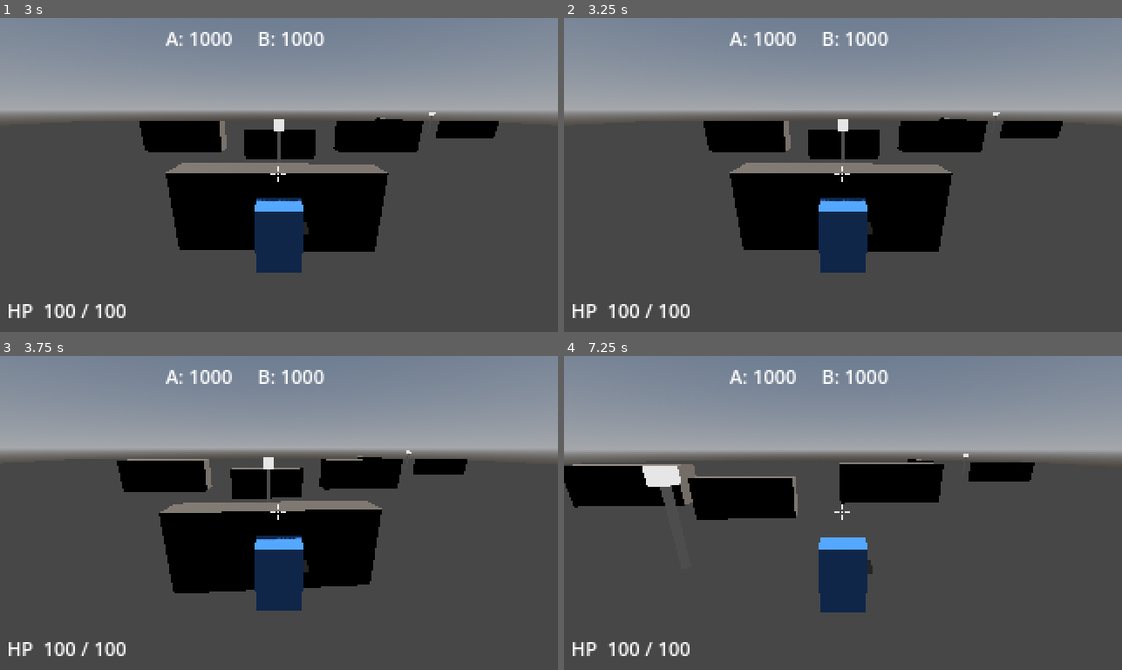
Above: before the commit, frames 1-4 (two rows, left to right).
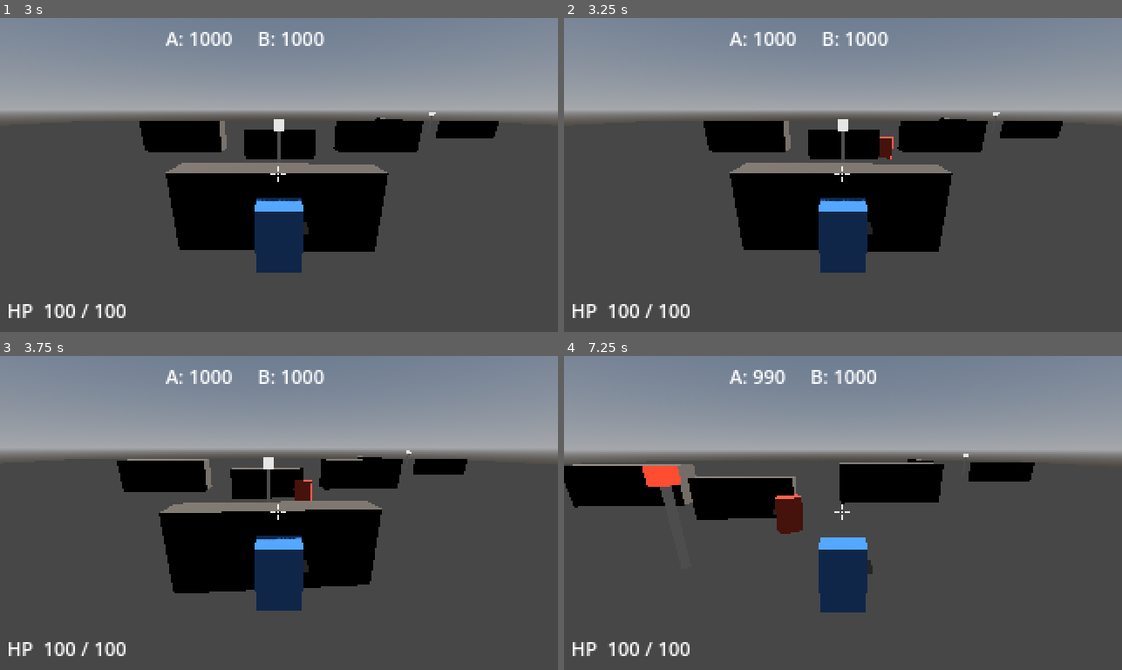
Above: after the commit, the same moments.

Repository: jonathandaley/Hardpoint
Game: Godot game, scene res://scenes/arena/Arena.tscn
Two runs of this game, one before a commit and one after it. Both use one fixed random seed, a clock stepped at 60 frames per second and the inputs below.
Inputs (mouse positions are in pixels of both pictures, inside the frame that each line leads up to):
- Up to frame 1 (3 s): tap Enter (ui_accept) at 0.5, 0.77, 1.52, 2.75 s; move the mouse to (306, 175) at 0.52 s; press the mouse at (306, 175) at 0.53 s; hold W (move_forward) from 0.53 s (still down); move the mouse to (251, 175) at 1.27 s; release the mouse at (251, 175) at 1.28 s; right-click (251, 175) at 1.35 s; move the mouse to (290, 168) at 2.02 s; press the mouse at (290, 168) at 2.03 s; move the mouse to (273, 181) at 2.77 s; release the mouse at (273, 181) at 2.78 s; right-click (273, 181) at 2.85 s
- Up to frame 2 (3.25 s): keep holding W (move_forward); tap Enter (ui_accept) at 3.02 s
- Up to frame 3 (3.75 s): keep holding W (move_forward); move the mouse to (323, 516) at 3.52 s; press the mouse at (323, 516) at 3.53 s
- Up to frame 4 (7.25 s): tap Enter (ui_accept) at 3.77, 4.25, 4.52, 6.02, 6.77 s; move the mouse to (798, 509) at 4.27 s; release the mouse at (798, 509) at 4.28 s; right-click (798, 509) at 4.35 s; move the mouse to (848, 513) at 5.02 s; press the mouse at (848, 513) at 5.03 s; move the mouse to (820, 506) at 5.77 s; release W (move_forward) at 5.78 s; release the mouse at (820, 506) at 5.78 s; hold D (move_right) 5.78-6.53 s; right-click (820, 506) at 5.85 s; move the mouse to (870, 513) at 6.52 s; press the mouse at (870, 513) at 6.53 s; hold W (move_forward) from 6.53 s (still down)

Frame 1 is identical in both runs. In frame 2, 0.2% of the frame differs, in the area x 56-60%, y 37-45%; in frame 3, 0.2%; in frame 4, 1.4%, in the area x 14-59%, y 4-57%.

Commit message:
Add stuck detection and escape to bot AI
Checks position every 0.5s; if moved less than 0.5m while trying to
move, strafes perpendicular for 0.8s to clear the obstacle.

Co-Authored-By: Claude Sonnet 4.6 <noreply@anthropic.com>

Diff:
--- a/scripts/AIInputSource.gd
+++ b/scripts/AIInputSource.gd
@@ -8,6 +8,9 @@
 const AIM_SPREAD    := 0.055 # max random jitter added to aim (radians)
 const BURST_FIRE    := 1.6   # seconds of continuous fire per burst
 const BURST_PAUSE   := 0.85  # seconds of pause between bursts
+const STUCK_CHECK   := 0.5   # seconds between stuck checks
+const STUCK_DIST    := 0.5   # minimum movement to not be considered stuck (m)
+const ESCAPE_TIME   := 0.8   # seconds to strafe sideways when stuck
 
 var _target: Node3D = null
 var _beacons: Array = []
@@ -20,6 +23,10 @@
 var _in_burst: bool = true
 var _jitter: Vector2 = Vector2.ZERO
 var _jitter_timer: float = 0.0
+var _last_pos: Vector3 = Vector3.ZERO
+var _stuck_timer: float = STUCK_CHECK
+var _escape_timer: float = 0.0
+var _escape_dir: float = 1.0
 
 func _ready() -> void:
 	call_deferred("_find_targets")
@@ -111,6 +118,20 @@
 		else:
 			_move_dir = Vector2(_strafe_sign, -0.3).normalized()
 
+	# Stuck detection — if not making progress while moving, escape sideways
+	_stuck_timer -= delta
+	if _stuck_timer <= 0.0:
+		_stuck_timer = STUCK_CHECK
+		if _move_dir != Vector2.ZERO and \
+				bot_mech.global_position.distance_to(_last_pos) < STUCK_DIST:
+			_escape_timer = ESCAPE_TIME
+			_escape_dir = 1.0 if randf() > 0.5 else -1.0
+		_last_pos = bot_mech.global_position
+
+	if _escape_timer > 0.0:
+		_escape_timer -= delta
+		_move_dir = Vector2(_escape_dir, -0.5).normalized()
+
 	# Aim jitter — slow random drift that makes the bot miss occasionally
 	_jitter_timer -= delta
 	if _jitter_timer <= 0.0:
